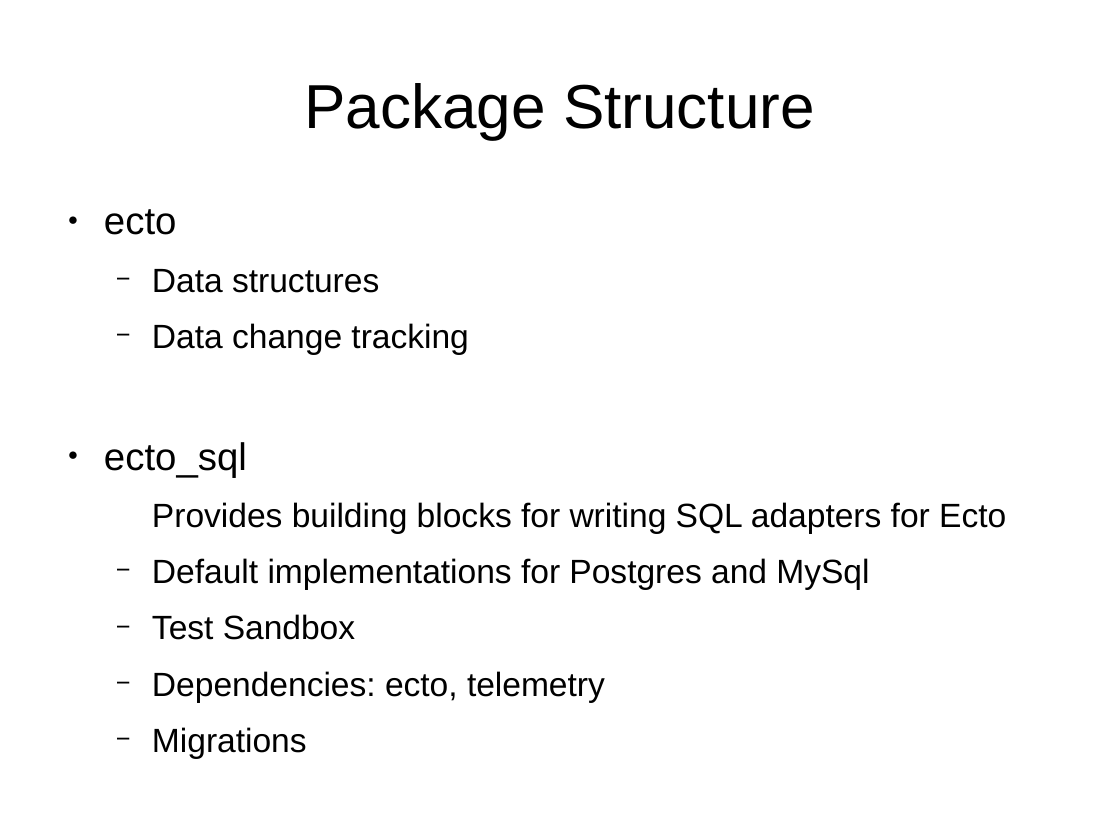
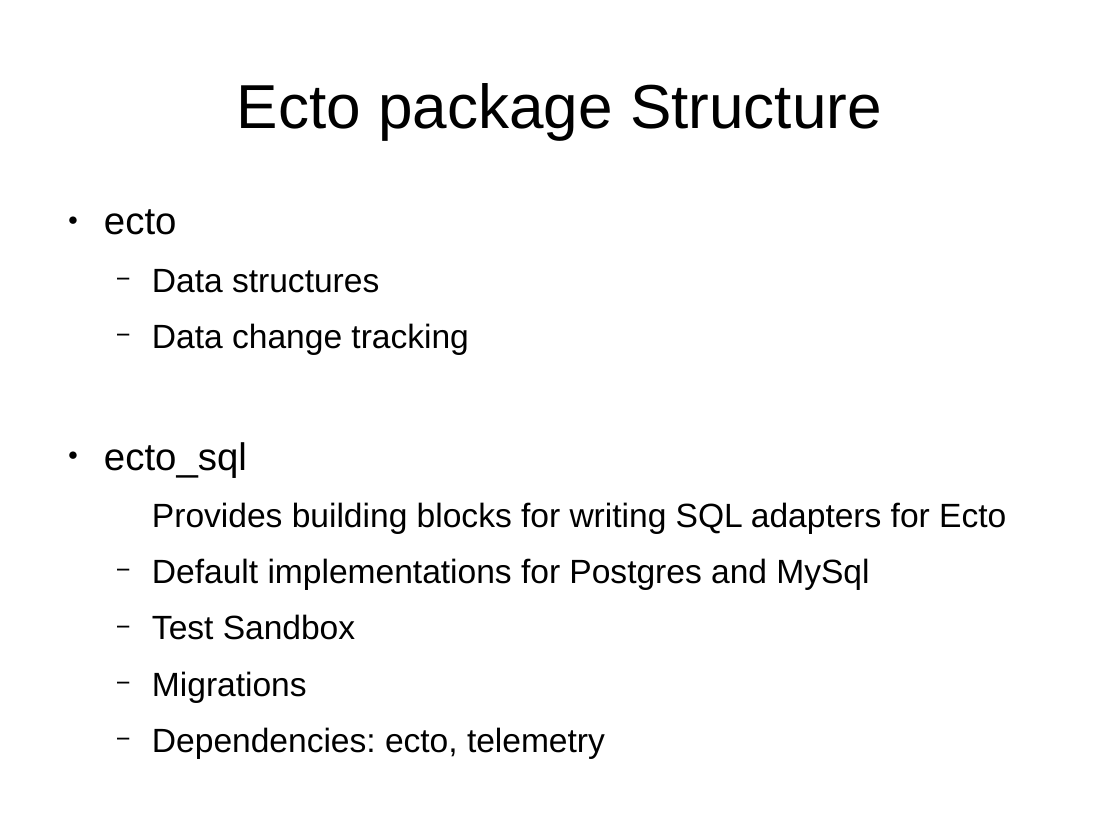
Before and after one commit to ramortegui/talks, a slide deck: slide 12 of odps/ecto.odp. Drawn at 1120x840 pixels with LibreOffice and Linux fonts; fonts in the diff are those of the drawing. Boxes give left, top, right and bottom in pixels: in the first picture for what was removed or moved away, otherwise in the second. Text is boxed around its words. In the diff, an @@ line names an element or a change of style, - is before the commit and + after.

```diff
--- a/odps/ecto.odp
+++ b/odps/ecto.odp
@@ title at [237,83,882,139]: text changed @@
-Package Structure
+Ecto package Structure
@@ text at [104,209,1006,758]: paragraph removed @@
-  − Migrations
@@ text at [152,671,307,702]: paragraph added @@
+  − Migrations
```
Also in this commit, not shown: 6 other slides changed, 4 slides added, 2 slides removed.
